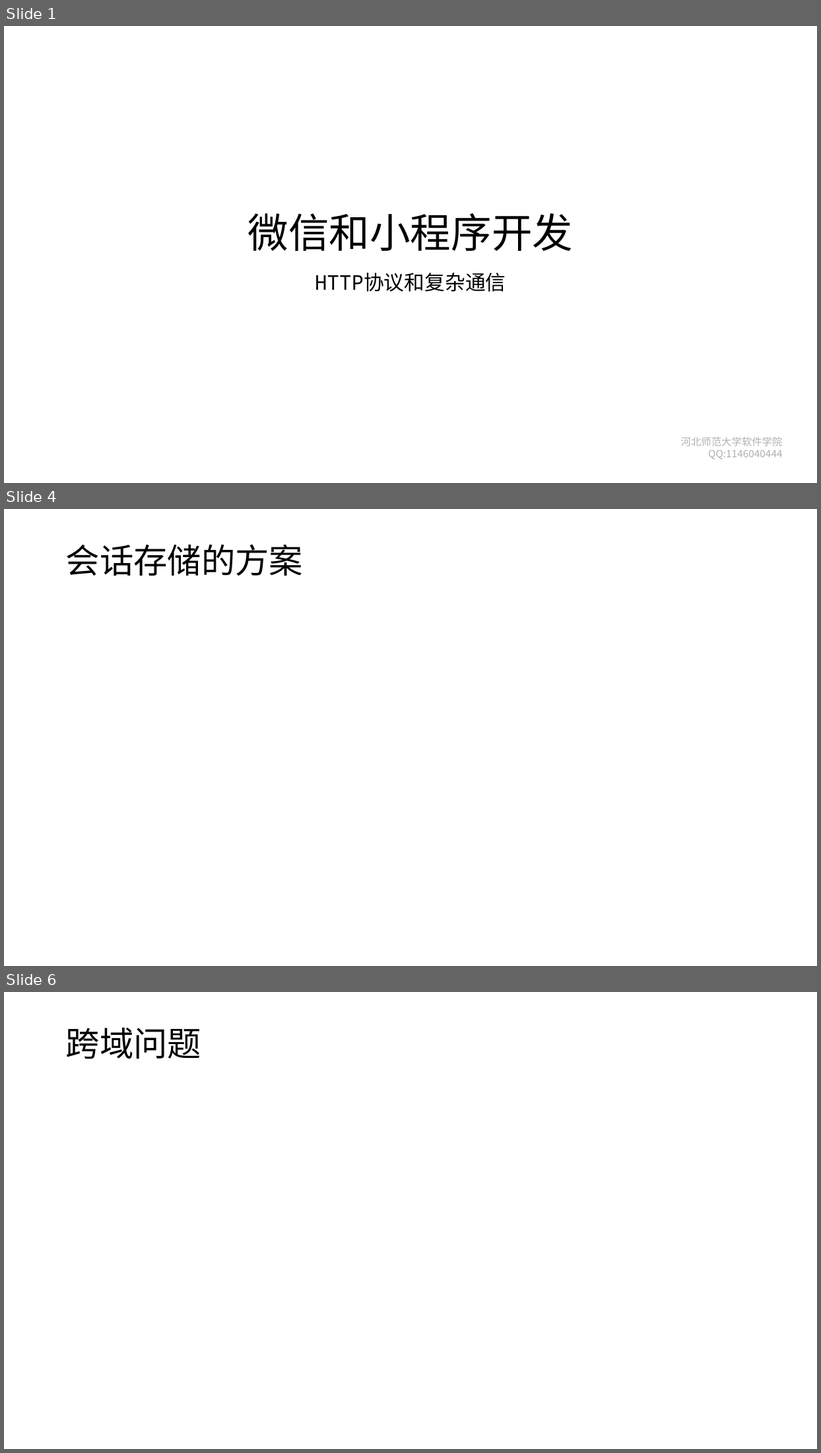
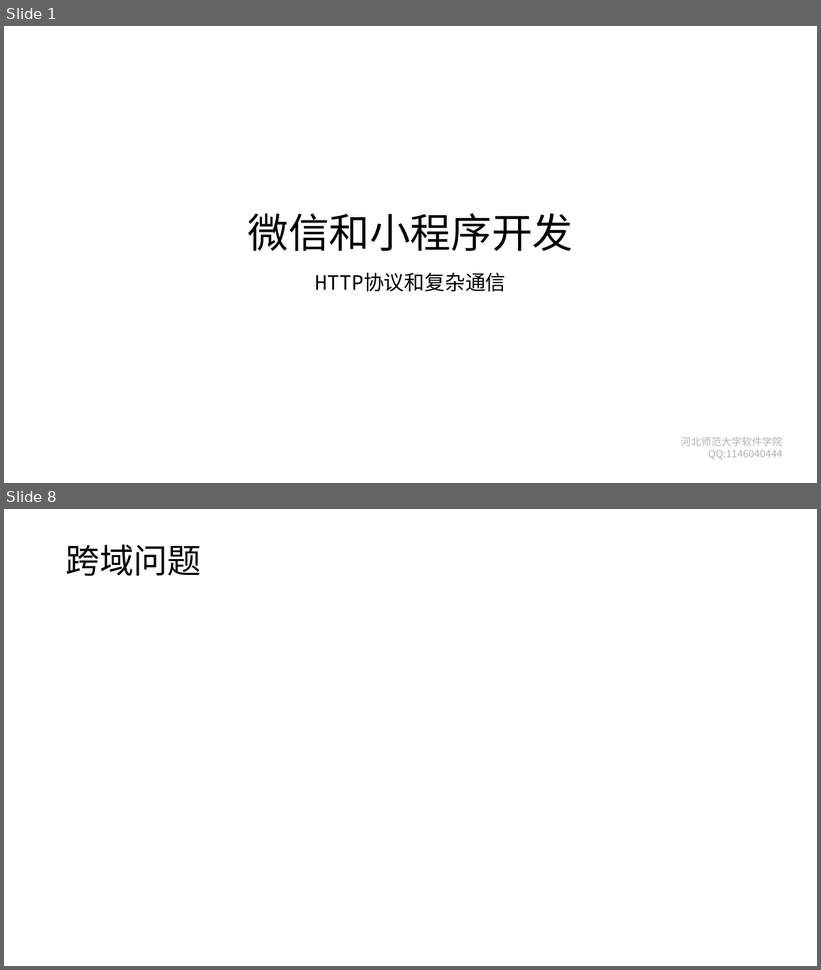
Before and after one commit to edu2act/course-wechat-and-miniprogram, a slide deck: materials/ch09/ch09-HTTP协议和复杂通信.pptx. Shown one above the other, each under a label of ours: slides 1, 4 and 6 before the commit, slides 1 and 8 after it; the slides between them are not shown. The pictures are 821x1453 and 821x970 pixels, drawn with LibreOffice and Linux fonts; fonts in the diff are those of the drawing; background and template pictures are left out. Boxes give left, top, right and bottom in pixels: in the first picture for what was removed or moved away, otherwise in the second. Text is boxed around its words. In the diff, an @@ line names an element or a change of style, - is before the commit and + after.

```diff
--- a/materials/ch09/ch09-HTTP协议和复杂通信.pptx
+++ b/materials/ch09/ch09-HTTP协议和复杂通信.pptx
@@ slide 4 removed at (4,509,817,966), background #FFFFFF @@
@@ title removed at (66,544,303,576) @@
-会话存储的方案
@@ what was slide 6 is now slide 8 @@
```
Also in this commit, not shown: 3 slides changed, 3 slides added, 1 other slide removed, 6 other files.
